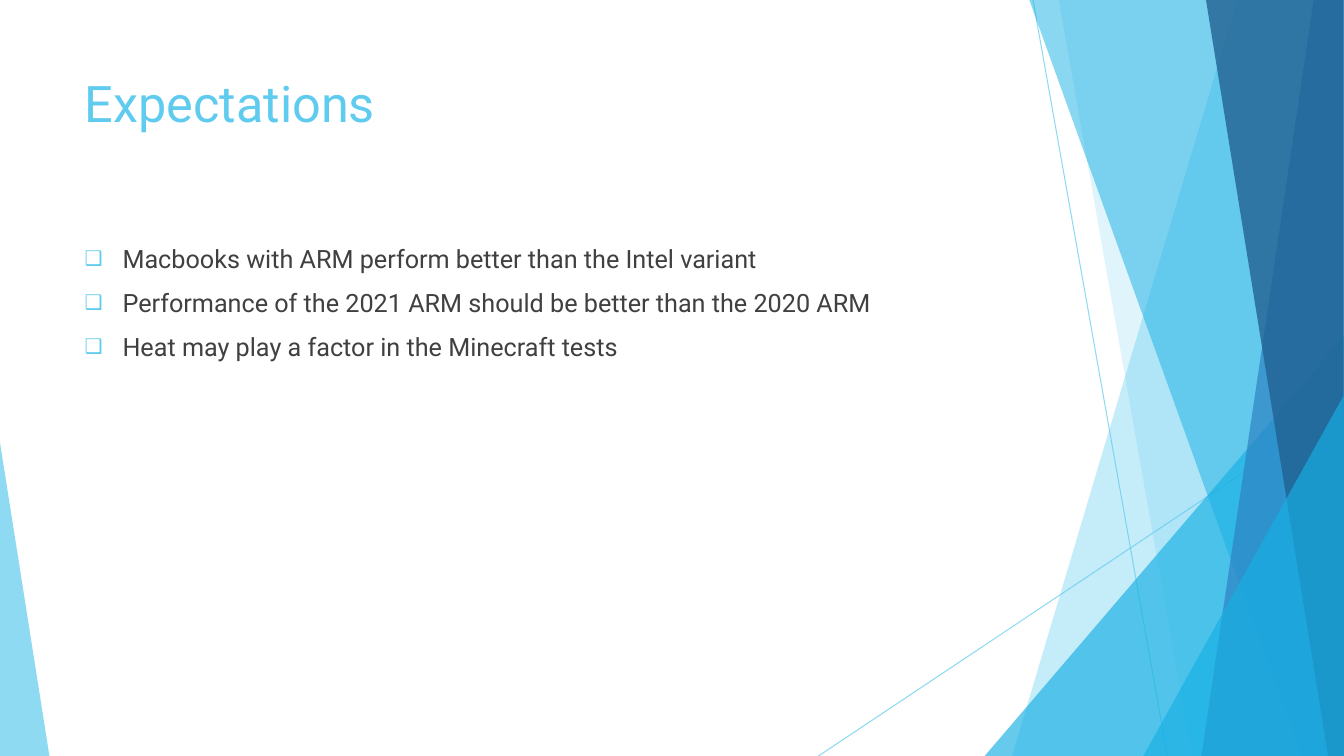
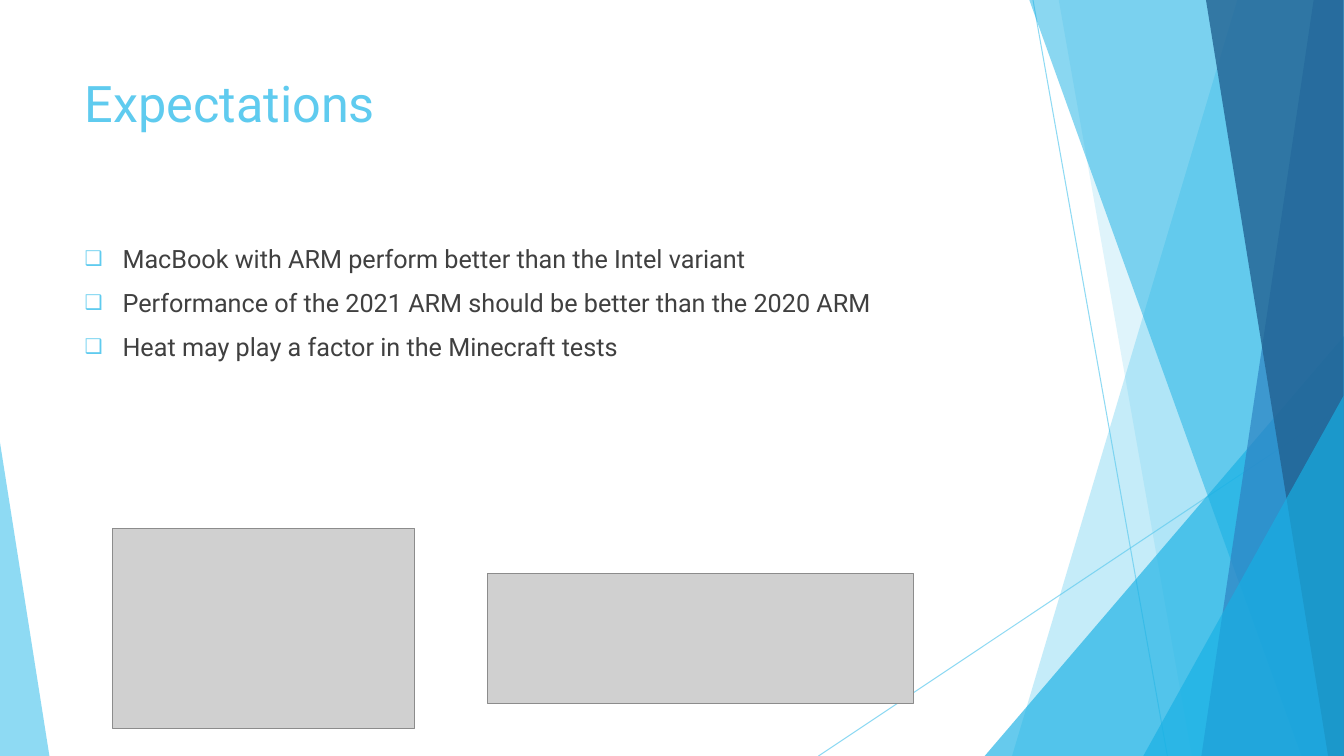
Before and after one commit to Cnh1116/Computer-Architecture-Project, a slide deck: slide 3 of Project Presentation.pptx. Drawn at 1344x756 pixels with LibreOffice and Linux fonts; fonts in the diff are those of the drawing; grey boxes stand for pictures. Boxes give left, top, right and bottom in pixels: in the first picture for what was removed or moved away, otherwise in the second. Text is boxed around its words. In the diff, an @@ line names an element or a change of style, - is before the commit and + after.

```diff
--- a/Project Presentation.pptx
+++ b/Project Presentation.pptx
@@ text at [123,249,745,273]: text changed @@
-❑ Macbooks with ARM perform better than the Intel variant
+❑ MacBook with ARM perform better than the Intel variant
@@ picture added at [113,528,415,729] @@
@@ picture added at [487,574,913,704] @@
```
Also in this commit, not shown: 6 other slides changed, 2 slides added, 1 slide removed.
